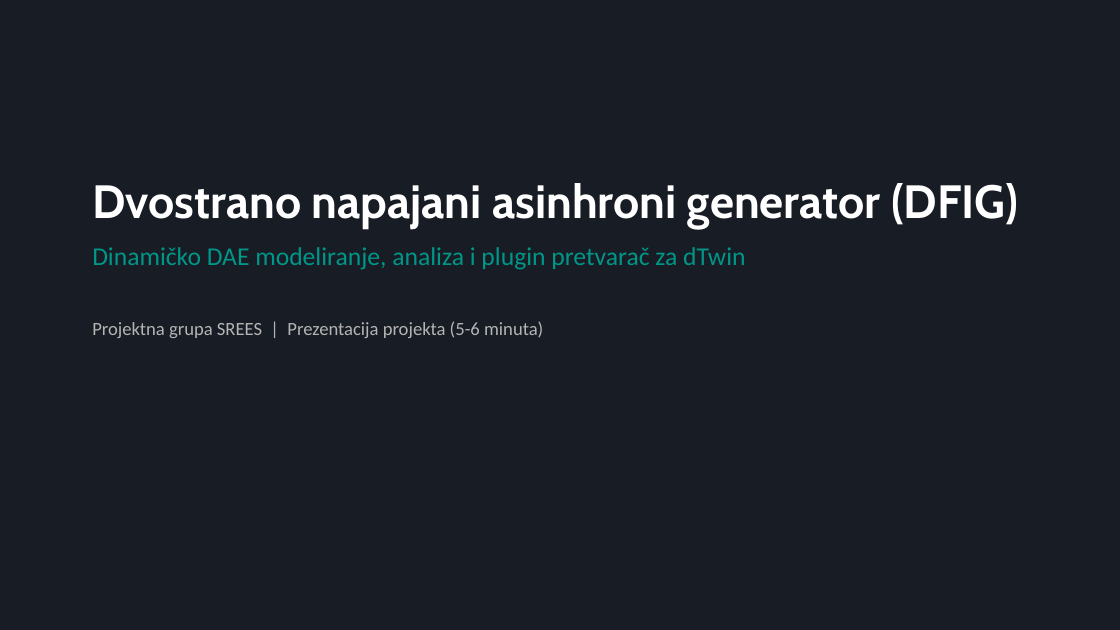
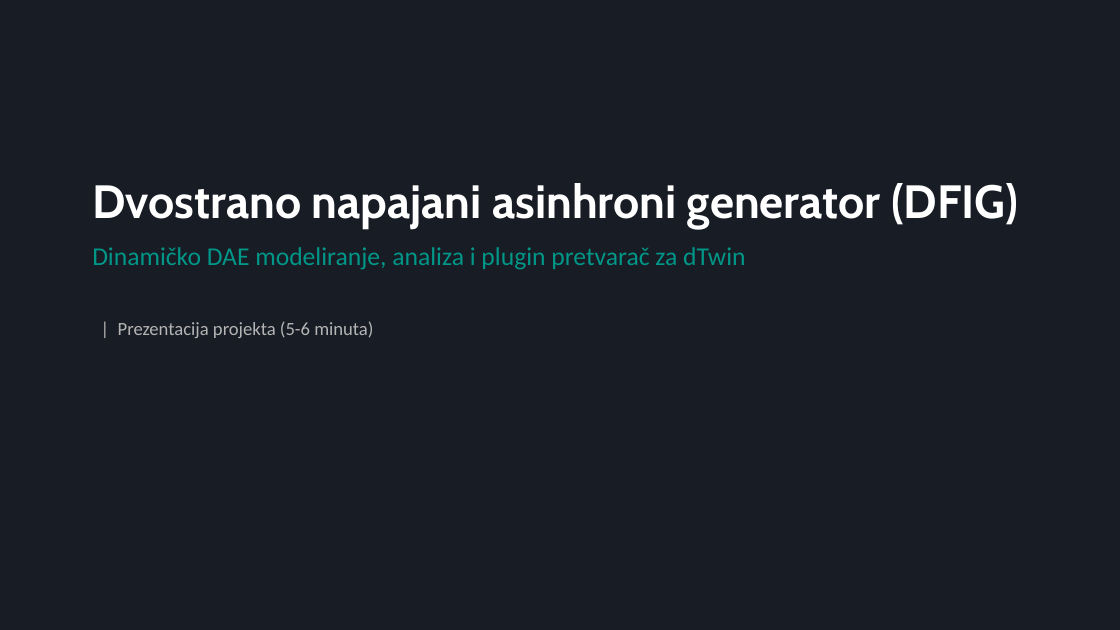
Before and after one commit to abudabiduba/SREES_2026_Gilic_VDFIG, a slide deck: slide 1 of presentation/DFIG_Presentation.pptx. Drawn at 1120x630 pixels with LibreOffice and Linux fonts; fonts in the diff are those of the drawing; background and template pictures are left out. Boxes give left, top, right and bottom in pixels: in the first picture for what was removed or moved away, otherwise in the second. Text is boxed around its words. In the diff, an @@ line names an element or a change of style, - is before the commit and + after.

Commit message:
Remove all occurrences of the phrase 'Projektna grupa SREES' from slides (ODP and PPTX) and LyX documentation

```diff
--- a/presentation/DFIG_Presentation.pptx
+++ b/presentation/DFIG_Presentation.pptx
@@ text at bbox=[118, 321, 373, 338]: text changed @@
-Projektna grupa SREES | Prezentacija projekta (5-6 minuta)
+| Prezentacija projekta (5-6 minuta)
```
Also in this commit, not shown: 2 other files.
